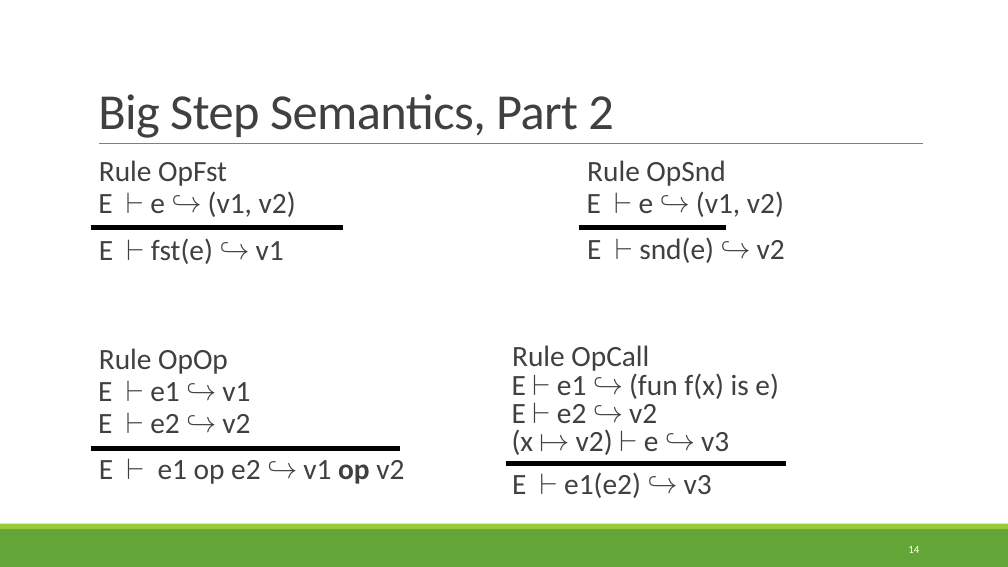
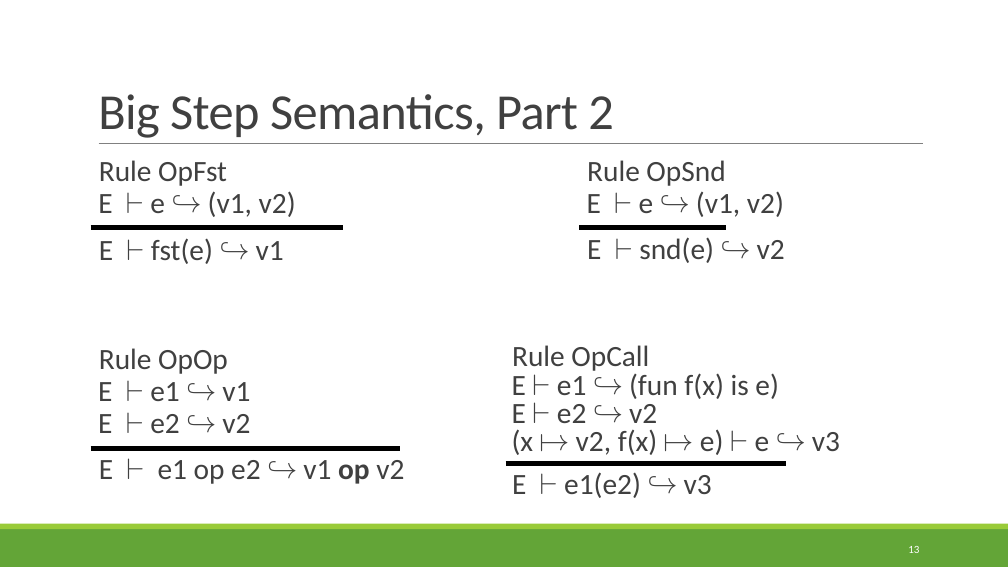
Before and after one commit to rbohrer/pl-course, a slide deck: slide 13 of LectureSlides/15ParallelFunctional.pptx (slide 14 before the commit). Drawn at 1008x567 pixels with LibreOffice and Linux fonts; fonts in the diff are those of the drawing. Boxes give left, top, right and bottom in pixels: in the first picture for what was removed or moved away, otherwise in the second. Text is boxed around its words. In the diff, an @@ line names an element or a change of style, - is before the commit and + after.

```diff
--- a/LectureSlides/15ParallelFunctional.pptx
+++ b/LectureSlides/15ParallelFunctional.pptx
@@ text at [512,345,840,455]: text changed @@
-  Rule OpCall
-  E ⊢ e1 ↪ (fun f(x) is e)
-  E ⊢ e2 ↪ v2
-  (x ↦ v2) ⊢ e ↪ v3
+  Rule OpCall
+  E ⊢ e1 ↪ (fun f(x) is e)
+  E ⊢ e2 ↪ v2
+  (x ↦ v2, f(x) ↦ e) ⊢ e ↪ v3
@@ page number at [908,546,919,553]: text changed @@
-14
+13
```
Also in this commit, not shown: 4 other slides changed, 1 slide removed, 15 other files.
